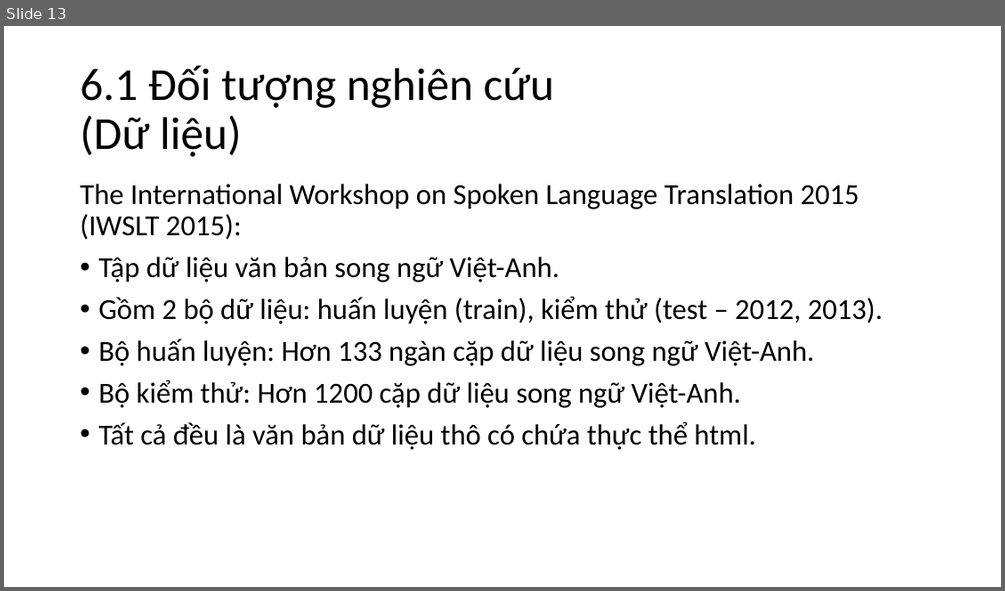
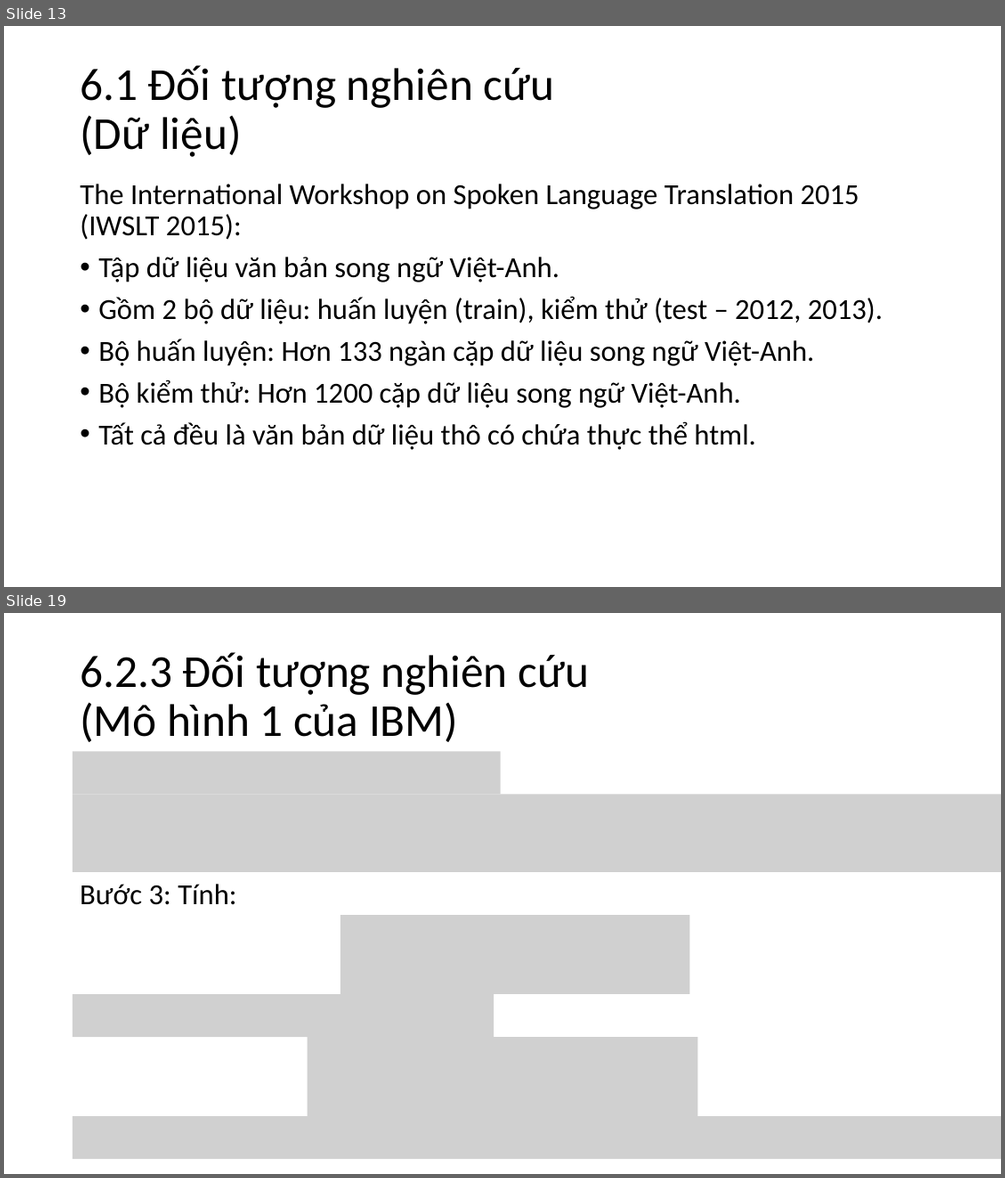
Before and after one commit to nguyenduyhanlam/Improving-Vietnamese-English-neural-machine-translation-with-guiding-word-alignments, a slide deck: dcct.pptx. Shown one above the other, each under a label of ours: slide 13 before the commit, slides 13 and 19 after it; the slides between them are not shown. The pictures are 1005x591 and 1005x1178 pixels, drawn with LibreOffice and Linux fonts; fonts in the diff are those of the drawing; grey boxes stand for pictures. Boxes give left, top, right and bottom in pixels: in the first picture for what was removed or moved away, otherwise in the second. Text is boxed around its words. In the diff, an @@ line names an element or a change of style, - is before the commit and + after.

```diff
--- a/dcct.pptx
+++ b/dcct.pptx
@@ slide 19 added at (x1=4, y1=613, x2=1001, y2=1174), background #FFFFFF @@
@@ title added at (x1=80, y1=652, x2=590, y2=742), 44 pt, text #000000 @@
+6.2.3 Đối tượng nghiên cứu
+(Mô hình 1 của IBM)
@@ picture added at (x1=73, y1=751, x2=501, y2=794) @@
@@ picture added at (x1=73, y1=794, x2=1001, y2=872) @@
@@ text added at (x1=80, y1=884, x2=236, y2=905), 28 pt, text #000000 @@
+Bước 3: Tính:
@@ picture added at (x1=340, y1=915, x2=689, y2=995) @@
@@ picture added at (x1=73, y1=995, x2=494, y2=1037) @@
@@ picture added at (x1=307, y1=1037, x2=698, y2=1116) @@
@@ picture added at (x1=73, y1=1116, x2=1001, y2=1159) @@
```
Also in this commit, not shown: 6 slides changed, 12 other slides added.
